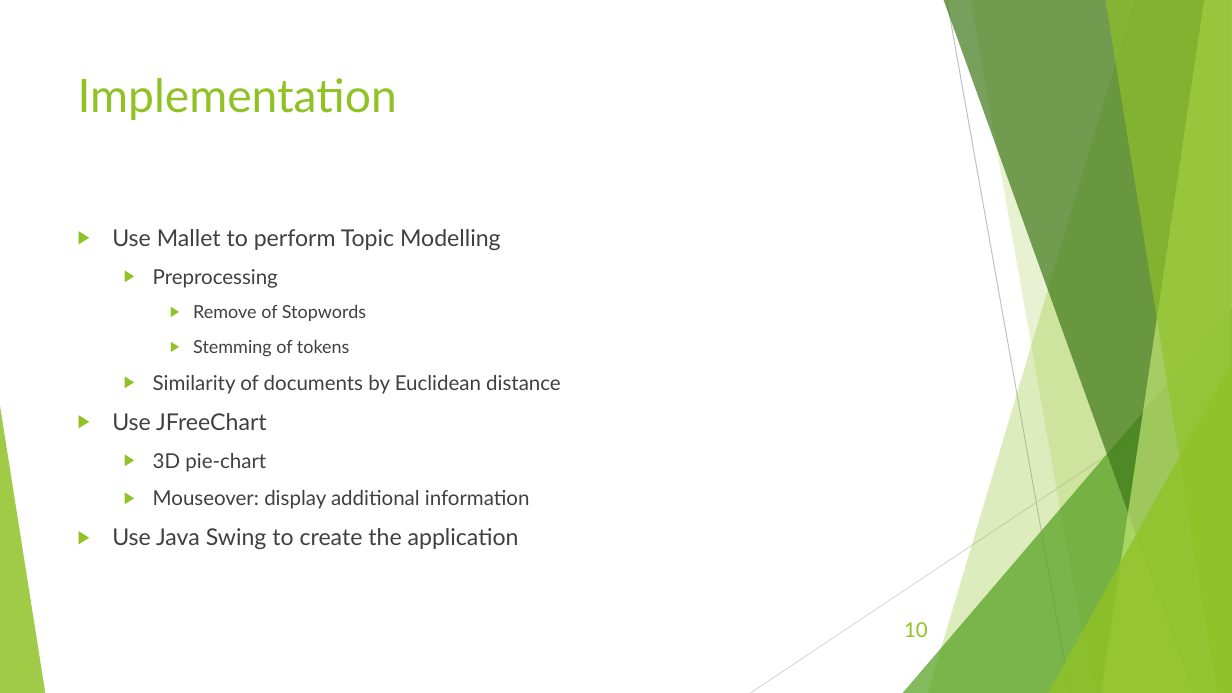
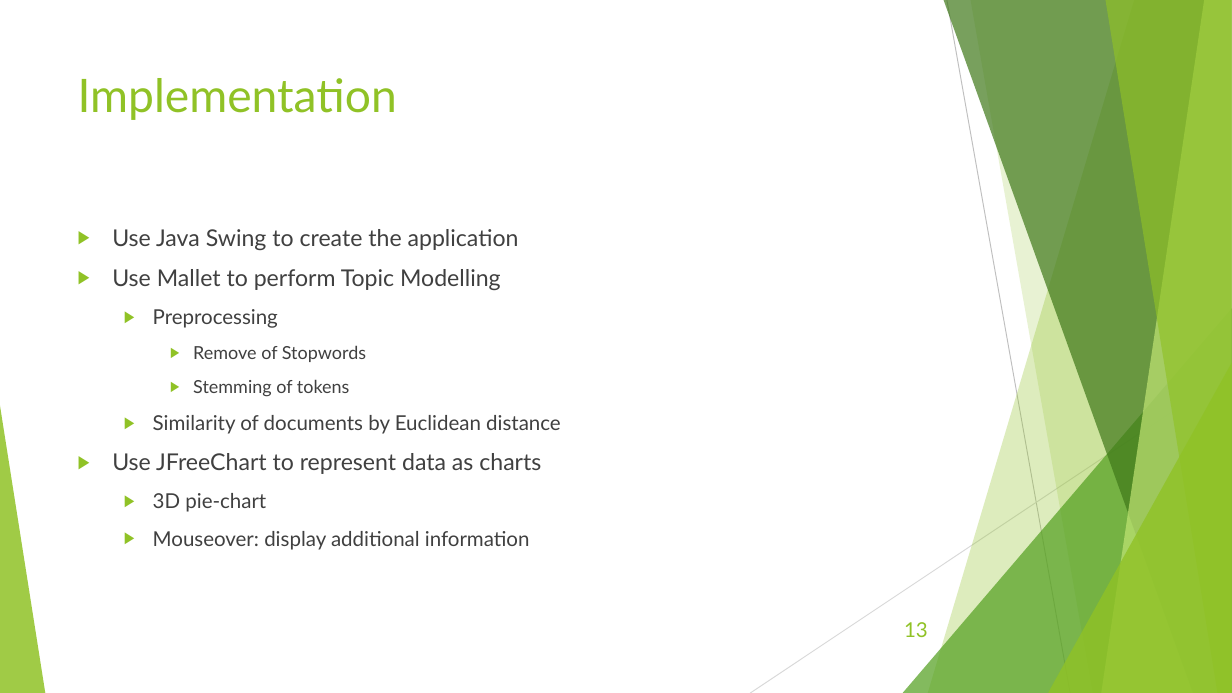
Before and after one commit to jeff2018/KnowledgeDiscoveryVisualization, a slide deck: slide 13 of Topic Model Visualization.pptx (slide 10 before the commit). Drawn at 1232x693 pixels with LibreOffice and Linux fonts; fonts in the diff are those of the drawing. Boxes give left, top, right and bottom in pixels: in the first picture for what was removed or moved away, otherwise in the second. Text is boxed around its words. In the diff, an @@ line names an element or a change of style, - is before the commit and + after.

Commit message:
Update presentation

```diff
--- a/Topic Model Visualization.pptx
+++ b/Topic Model Visualization.pptx
@@ text at (112, 229, 519, 250): paragraph added @@
+▶ Use Java Swing to create the application
@@ text at (112, 453, 541, 474): text changed @@
-▶ Use JFreeChart
+▶ Use JFreeChart to represent data as charts
@@ text at (112, 528, 519, 549): paragraph removed @@
-▶ Use Java Swing to create the application
@@ page number at (904, 622, 928, 637): text changed @@
-10
+13
```
Also in this commit, not shown: 1 other slide changed, 3 slides added.
